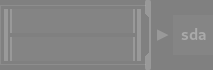
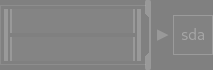
Layers edited between the first and the second 213 × 70 image:
painted on "sda" over (181, 28, 206, 40)
added layer "drive box border" (20%) above "drive box" over (173, 15, 213, 55)
"drive box": opacity 4% → 2%, painted on it over (173, 15, 213, 55)
